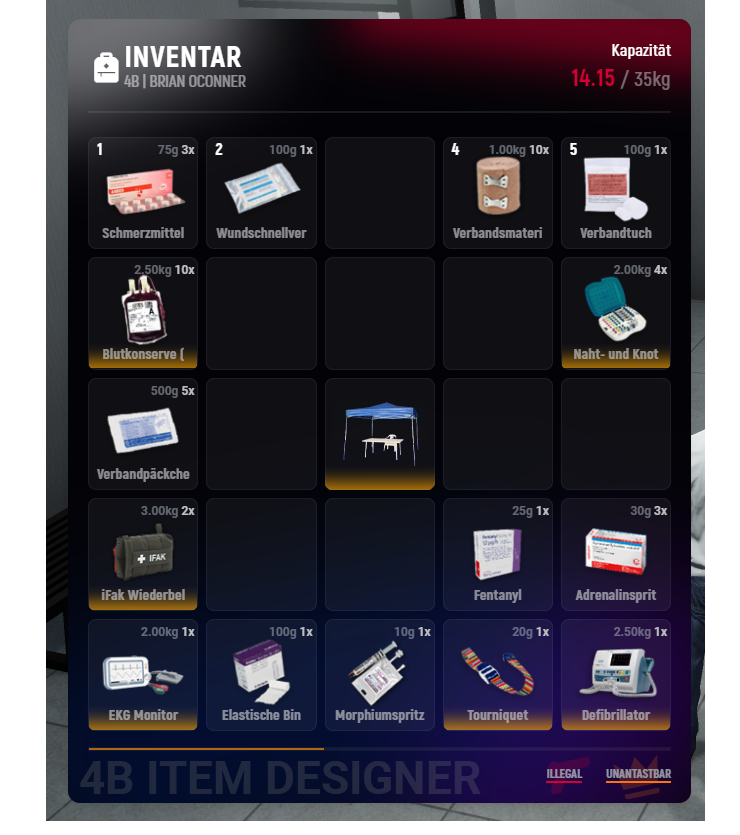
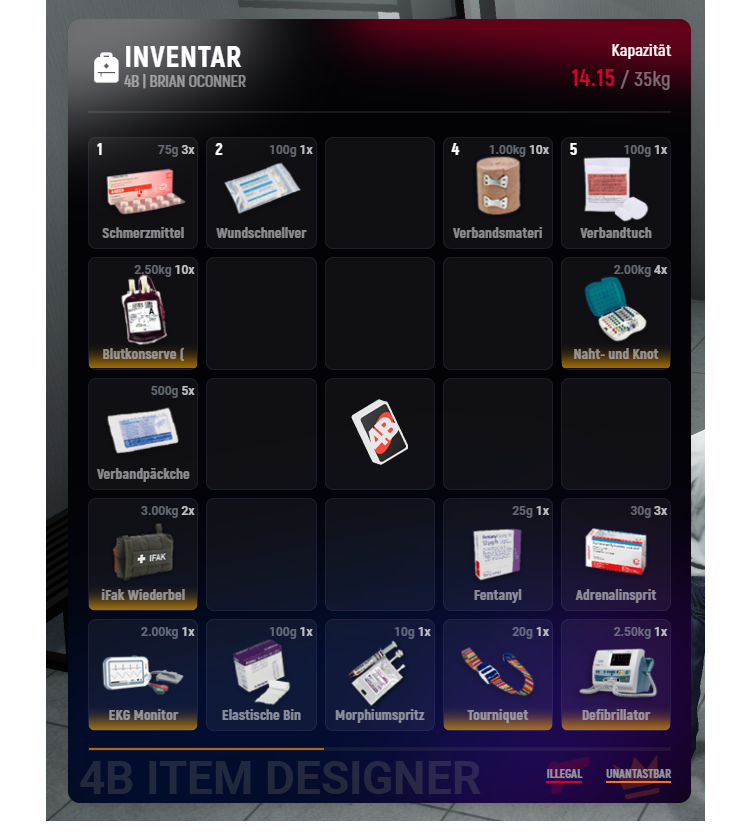
Layers edited between the first and the second 740 × 835 image:
painted on "DOUBLE CLICK HERE" over [325, 399, 435, 490]
